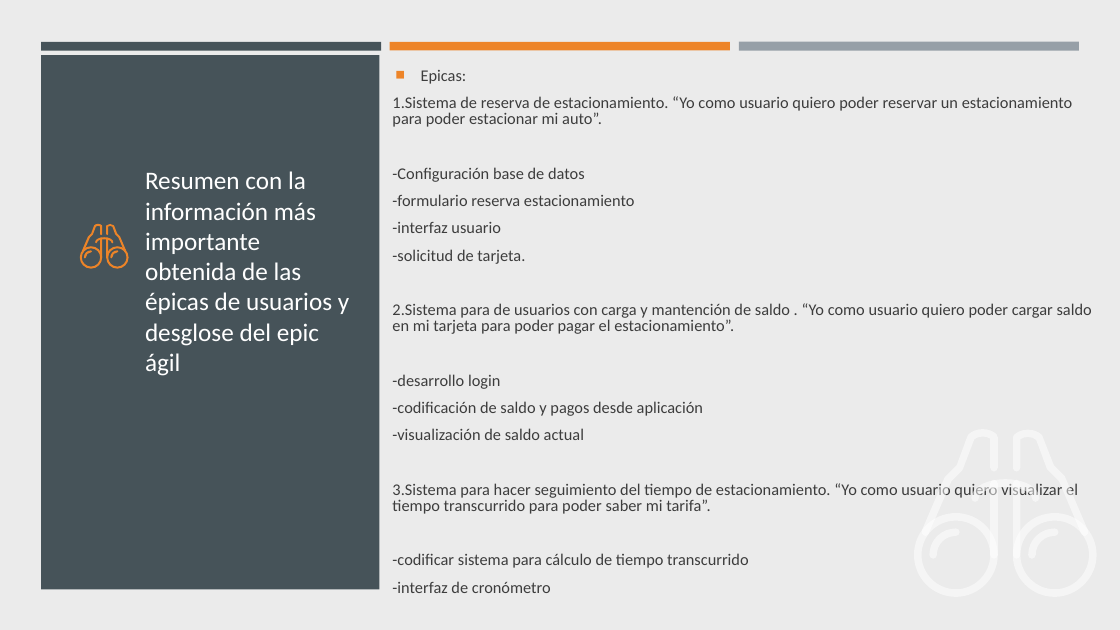
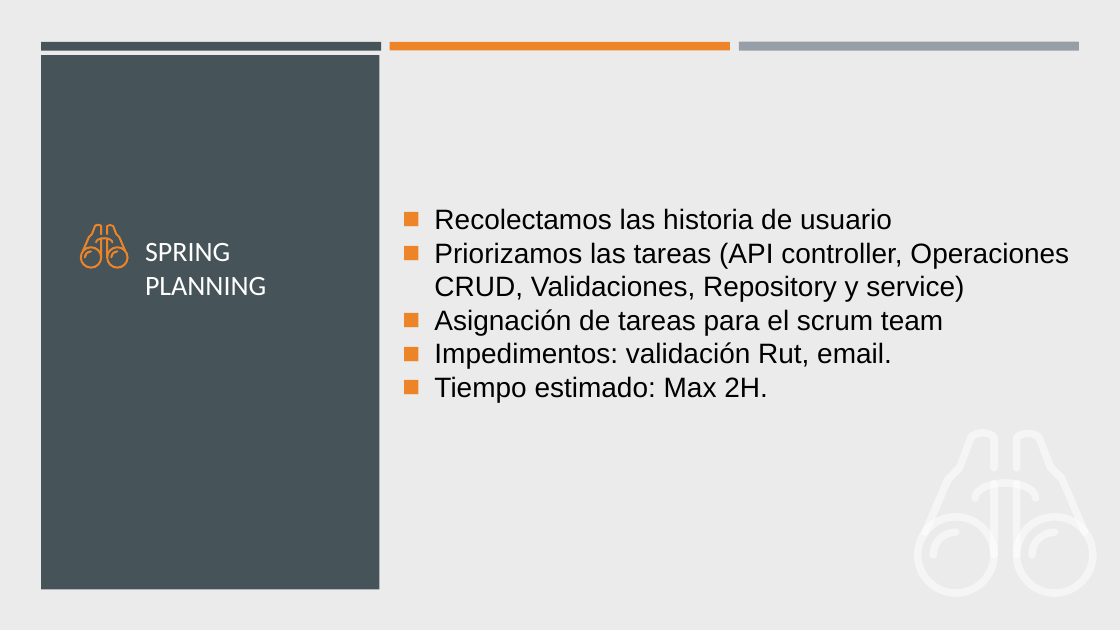
Before and after one commit to DanSotoC/actividad_crud, a slide deck: slide 3 of Actividad Formativa.pptx. Drawn at 1120x630 pixels with LibreOffice and Linux fonts; fonts in the diff are those of the drawing. Boxes give left, top, right and bottom in pixels: in the first picture for what was removed or moved away, otherwise in the second. Text is boxed around its words. In the diff, an @@ line names an element or a change of style, - is before the commit and + after.

```diff
--- a/Actividad Formativa.pptx
+++ b/Actividad Formativa.pptx
@@ text at [434,208,1069,402]: text changed; size 14 to 24 pt; font Calibri to Arial; text colour #3D3D3D to #000000 @@
-◼ Epicas:
-1.Sistema de reserva de estacionamiento. “Yo como usuario quiero poder reservar un estacionamiento para poder estacionar mi auto”.
--Configuración base de datos
--formulario reserva estacionamiento
--interfaz usuario
--solicitud de tarjeta.
-2.Sistema para de usuarios con carga y mantención de saldo . “Yo como usuario quiero poder cargar saldo en mi tarjeta para poder pagar el estacionamiento”.
--desarrollo login
--codificación de saldo y pagos desde aplicación
--visualización de saldo actual
-3.Sistema para hacer seguimiento del tiempo de estacionamiento. “Yo como usuario quiero visualizar el tiempo transcurrido para poder saber mi tarifa”.
--codificar sistema para cálculo de tiempo transcurrido
--interfaz de cronómetro
+◼ Recolectamos las historia de usuario
+◼ Priorizamos las tareas (API controller, Operaciones CRUD, Validaciones, Repository y service)
+◼ Asignación de tareas para el scrum team
+◼ Impedimentos: validación Rut, email.
+◼ Tiempo estimado: Max 2H.
@@ title at [145,243,266,295]: text changed; size 21.6 to 24 pt @@
-Resumen con la información más importante obtenida de las épicas de usuarios y
-desglose del epic ágil
+SPRING PLANNING
```
Also in this commit, not shown: 3 other slides changed, 3 slides added, 1 slide removed.
